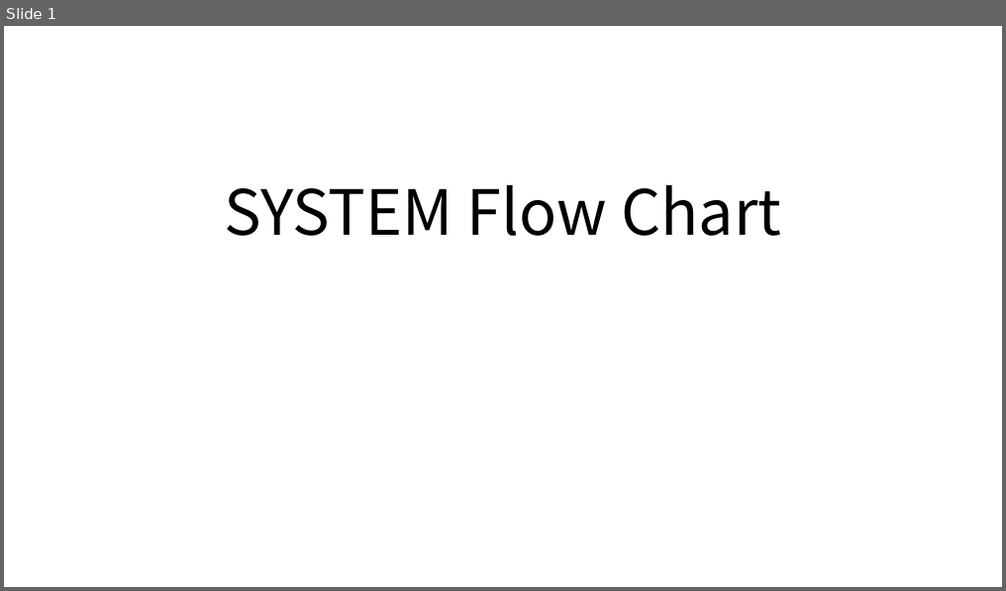
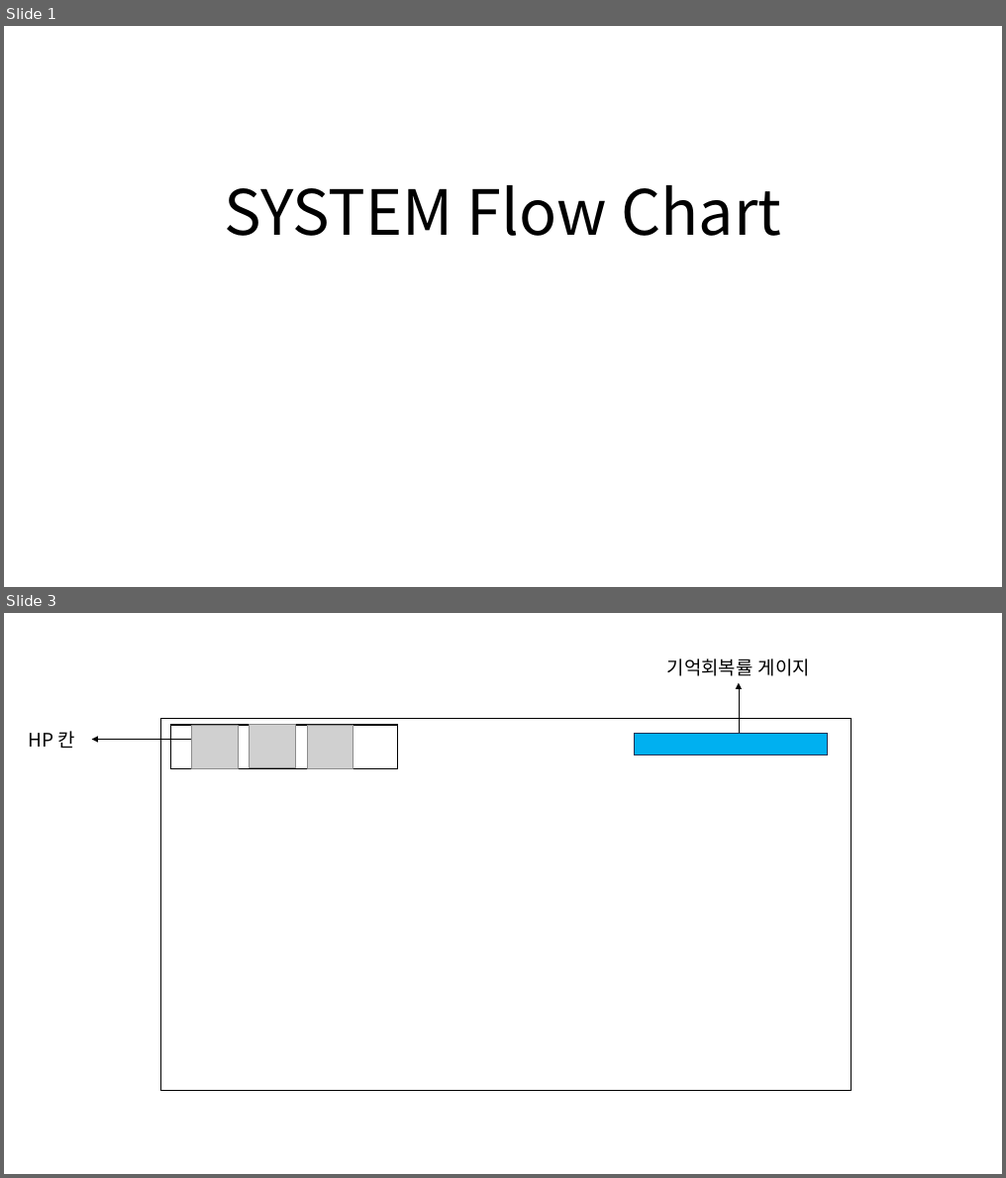
Before and after one commit to SBS-Academy-Team-Cube/Trip_of_Memories, a slide deck: Documents/Trip of memories SYSTEM Flow Chart.pptx. Shown one above the other, each under a label of ours: slide 1 before the commit, slides 1 and 3 after it; the slides between them are not shown. The pictures are 1006x591 and 1006x1178 pixels, drawn with LibreOffice and Linux fonts; fonts in the diff are those of the drawing; grey boxes stand for pictures. Boxes give left, top, right and bottom in pixels: in the first picture for what was removed or moved away, otherwise in the second. Text is boxed around its words. In the diff, an @@ line names an element or a change of style, - is before the commit and + after.

```diff
--- a/Documents/Trip of memories SYSTEM Flow Chart.pptx
+++ b/Documents/Trip of memories SYSTEM Flow Chart.pptx
@@ slide 3 added at (x1=4, y1=613, x2=1002, y2=1174), background #FFFFFF @@
@@ text added at (x1=667, y1=659, x2=810, y2=676), 18 pt, text #000000 @@
+기억회복률 게이지
@@ arrow added from (739, 734) to (739, 682), #000000 0.5 pt @@
@@ text added at (x1=29, y1=731, x2=75, y2=748), 18 pt, text #000000 @@
+HP 칸
@@ rectangle added at (x1=160, y1=718, x2=850, y2=1090), outline #000000 1 pt @@
@@ rectangle added at (x1=171, y1=725, x2=398, y2=768), outline #000000 1 pt @@
@@ picture added at (x1=192, y1=725, x2=239, y2=768) @@
@@ picture added at (x1=250, y1=725, x2=296, y2=768) @@
@@ picture added at (x1=307, y1=725, x2=353, y2=768) @@
@@ arrow added from (192, 740) to (91, 740), #000000 0.5 pt @@
@@ rectangle added at (x1=634, y1=734, x2=828, y2=756), fill #00B0F0, outline #1E3256 1 pt @@
```
Also in this commit, not shown: 1 slide changed, 3 other slides added, 1 slide removed.
